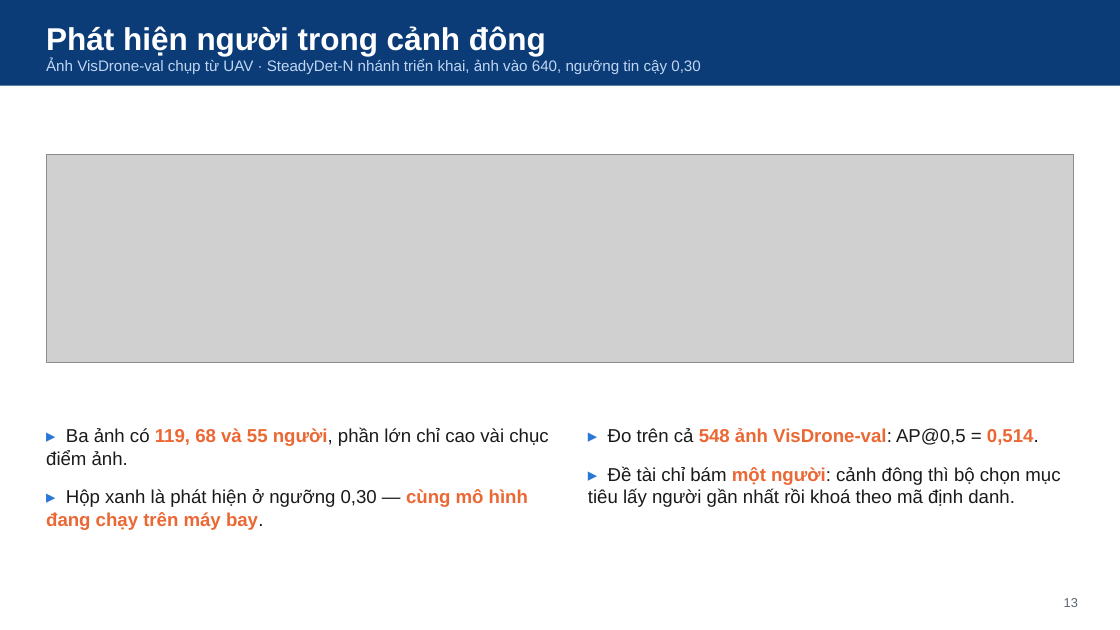
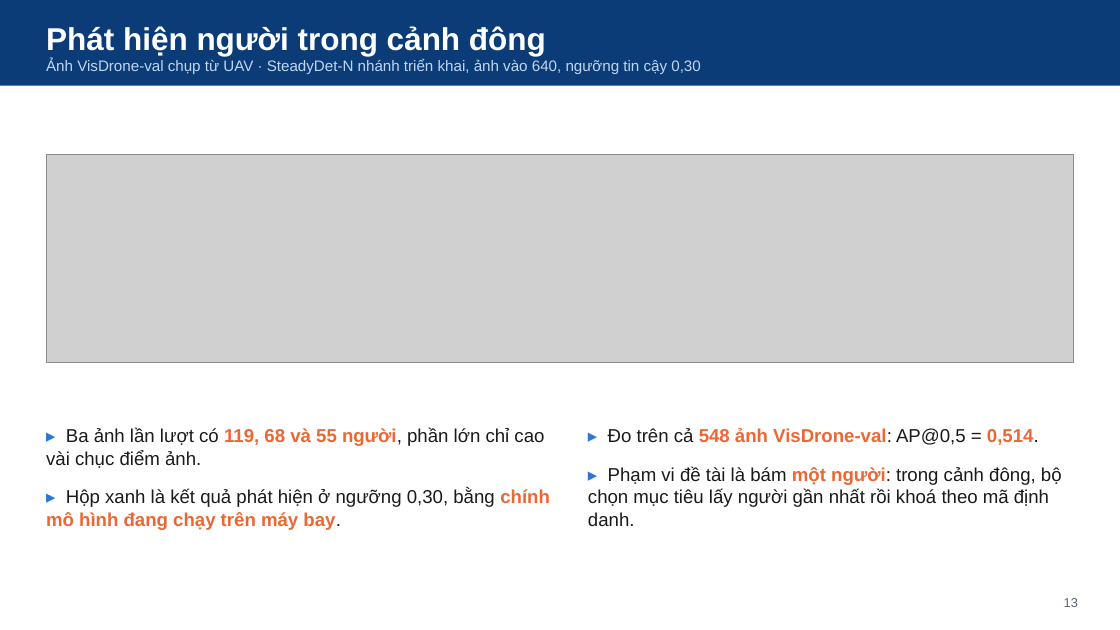
Before and after one commit to NhanHuynh2006/Drone_Following, a slide deck: slide 13 of nckh_SV2026-474/slides/SteadyDet-N_nghiem_thu_nhe.pptx. Drawn at 1120x630 pixels with LibreOffice and Linux fonts; fonts in the diff are those of the drawing; grey boxes stand for pictures. Boxes give left, top, right and bottom in pixels: in the first picture for what was removed or moved away, otherwise in the second. Text is boxed around its words. In the diff, an @@ line names an element or a change of style, - is before the commit and + after.

```diff
--- a/nckh_SV2026-474/slides/SteadyDet-N_nghiem_thu_nhe.pptx
+++ b/nckh_SV2026-474/slides/SteadyDet-N_nghiem_thu_nhe.pptx
@@ text at (46,428,550,530): text changed @@
-▸ Ba ảnh có 119, 68 và 55 người, phần lớn chỉ cao vài chục điểm ảnh.
-▸ Hộp xanh là phát hiện ở ngưỡng 0,30 — cùng mô hình đang chạy trên máy bay.
+▸ Ba ảnh lần lượt có 119, 68 và 55 người, phần lớn chỉ cao vài chục điểm ảnh.
+▸ Hộp xanh là kết quả phát hiện ở ngưỡng 0,30, bằng chính mô hình đang chạy trên máy bay.
@@ text at (588,467,1062,526): text changed @@
-▸ Đề tài chỉ bám một người: cảnh đông thì bộ chọn mục tiêu lấy người gần nhất rồi khoá theo mã định danh.
+▸ Phạm vi đề tài là bám một người: trong cảnh đông, bộ chọn mục tiêu lấy người gần nhất rồi khoá theo mã định danh.
```
Also in this commit, not shown: 3 other slides changed, 10 other files.
